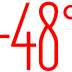
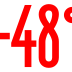
Layer changes from the first 72×72 image to the second:
painted on "+48°" over (x1=0, y1=1, x2=72, y2=71)
